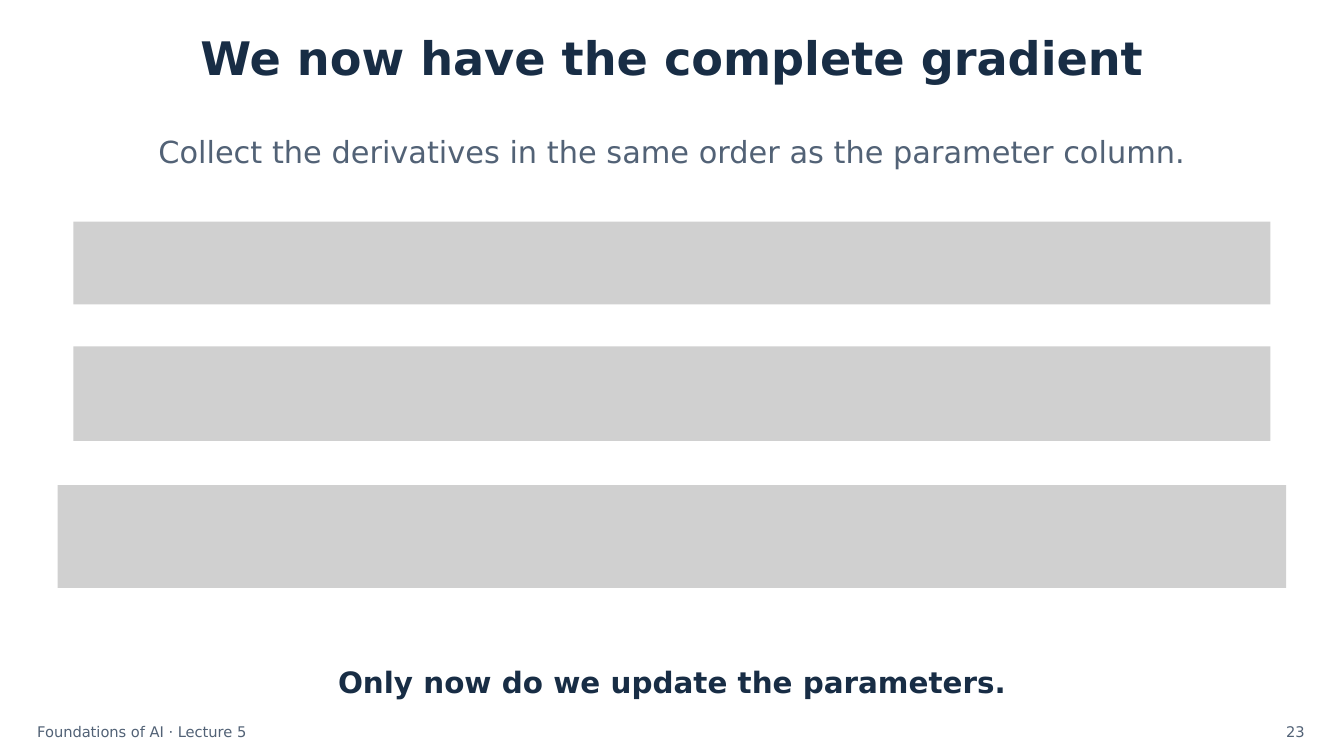
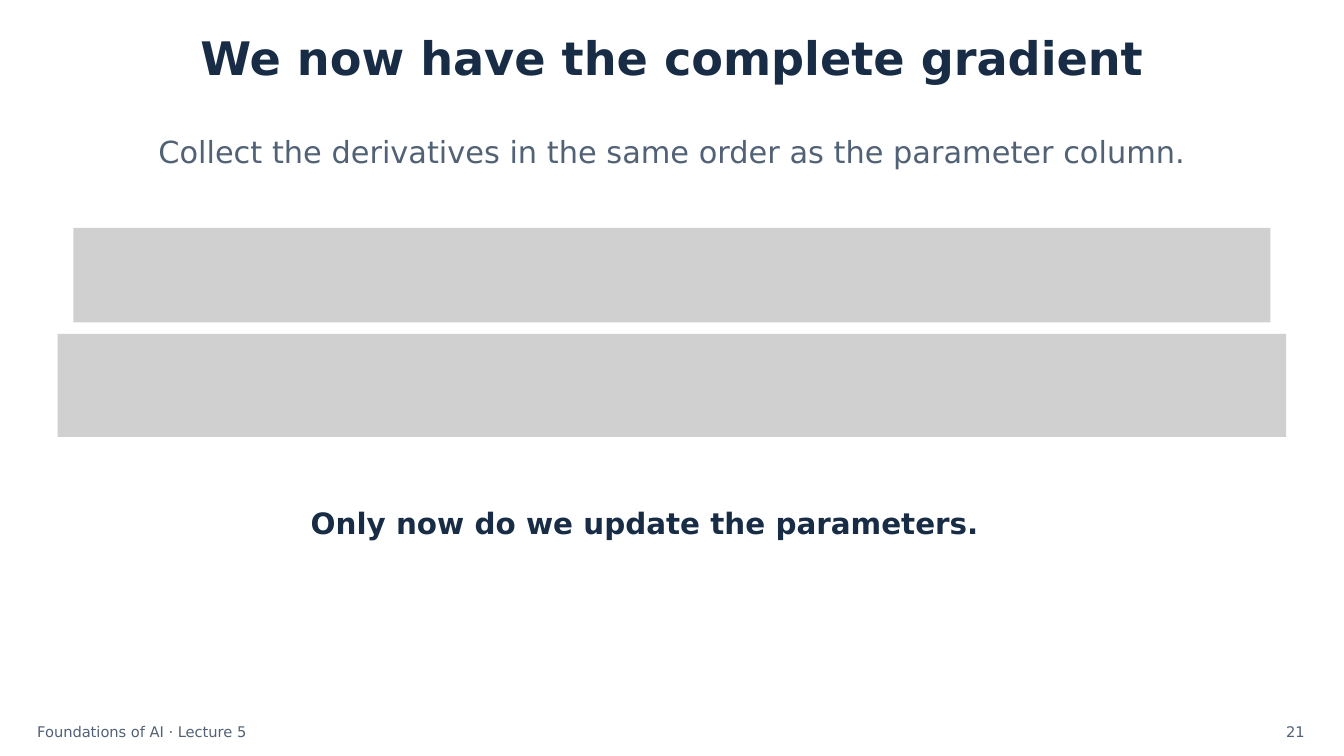
Before and after one commit to semtm0051/2026_27, a slide deck: slide 21 of Week_05/Slides/Week_05 - Slides.pptx (slide 23 before the commit). Drawn at 1344x756 pixels with LibreOffice and Linux fonts; fonts in the diff are those of the drawing; grey boxes stand for pictures. Boxes give left, top, right and bottom in pixels: in the first picture for what was removed or moved away, otherwise in the second. Text is boxed around its words. In the diff, an @@ line names an element or a change of style, - is before the commit and + after.

```diff
--- a/Week_05/Slides/Week_05 - Slides.pptx
+++ b/Week_05/Slides/Week_05 - Slides.pptx
@@ picture: place and size @@
-picture at [74,222,1271,304]
+picture at [74,228,1271,323]
@@ picture: place and size @@
-picture at [74,347,1271,442]
+picture at [57,334,1287,437]
@@ text "Only now do we update ...": place and size @@
-text "Only now do we update ..." at [338,670,1006,699]
+text "Only now do we update ..." at [311,511,979,540]
@@ picture removed at [57,485,1287,588] @@
@@ text at [1286,726,1305,737]: text changed @@
-23
+21
```
Also in this commit, not shown: 37 other slides changed, 1 slide removed, 1 other file.
